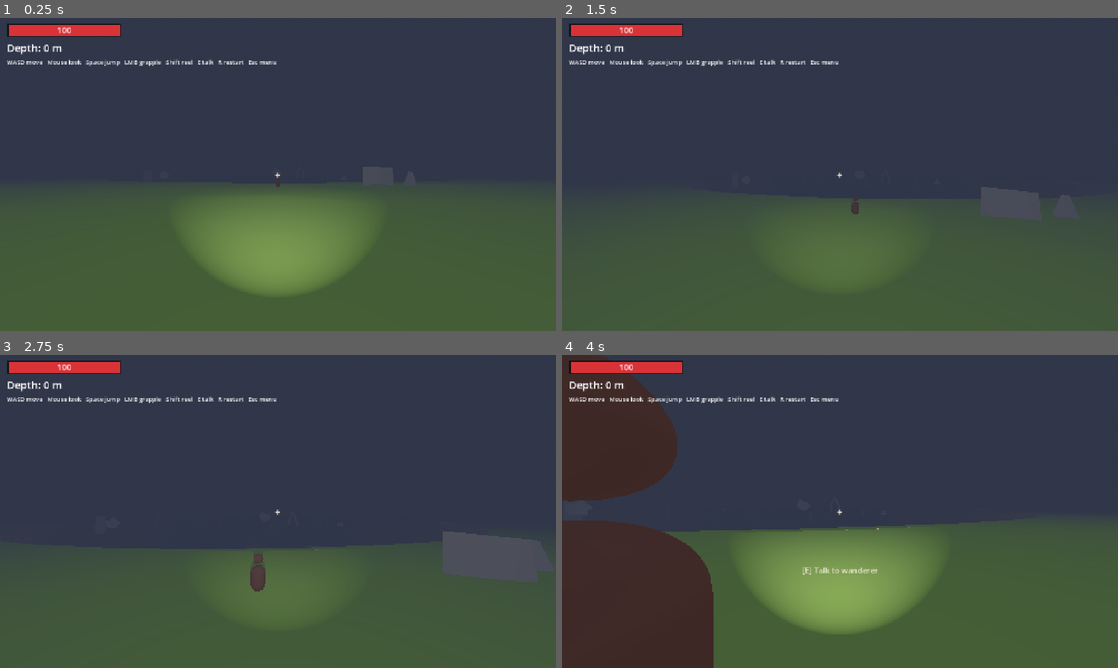
Above: before the commit, frames 1-4 (two rows, left to right).
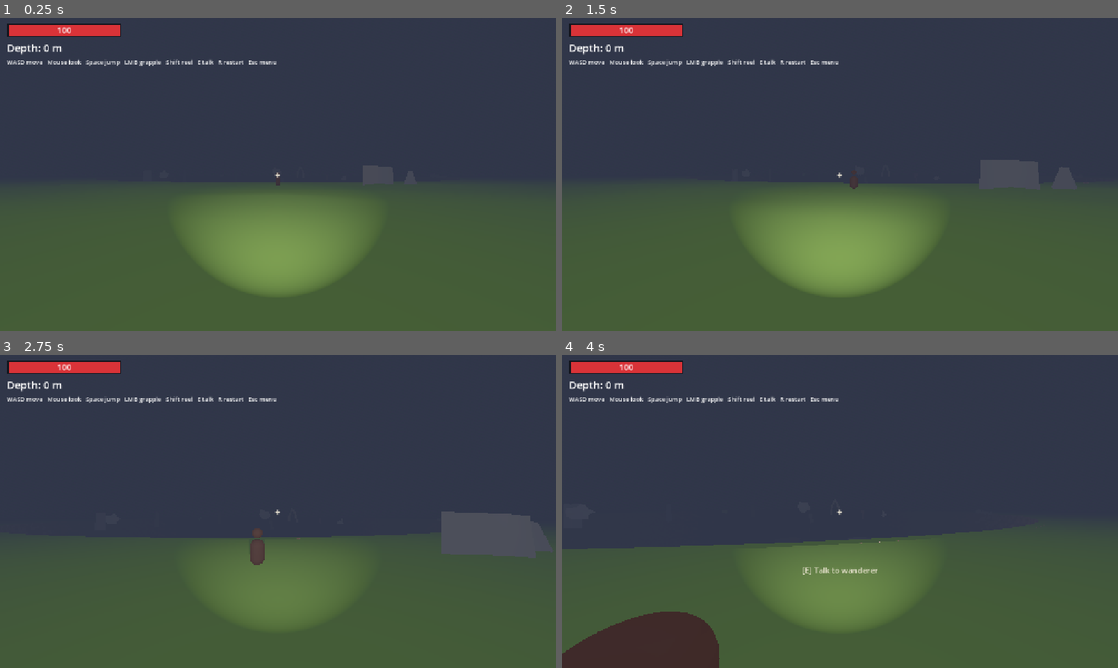
Above: after the commit, the same moments.

Repository: CallumHYoung/ash
Game: Godot game, scene res://scenes/main.tscn
Same seed, same stepped clock (60 frames per second), same inputs: the game is played once before the commit and once after it.
Inputs (mouse positions are in pixels of both pictures, inside the frame that each line leads up to):
- Up to frame 1 (0.25 s): no input
- Up to frame 2 (1.5 s): tap Enter at 0.5 s; move the mouse to (867, 174) at 0.52 s; hold W (move_forward) from 0.53 s (still down); click (867, 174) at 0.6 s; tap Space (jump) at 0.77, 0.8, 1.07, 1.35 s; move the mouse to (812, 174) at 1.27 s
- Up to frame 3 (2.75 s): keep holding W (move_forward); tap Space (jump) at 1.52, 1.82, 2.3 s; click (250, 511) at 1.55 s; move the mouse to (289, 505) at 2.02 s; click (289, 505) at 2.1 s
- Up to frame 4 (4 s): keep holding W (move_forward); move the mouse to (834, 517) at 2.77 s; tap E (interact) at 2.85 s; tap Space (jump) at 3.02, 3.32, 3.77, 3.8 s; click (834, 517) at 3.05 s; move the mouse to (878, 514) at 3.52 s; hold Shift (reel) from 3.53 s (still down)

The runs differ from the first frame. In frame 1, less than 0.1% of the frame differs, in the area x 49-67%, y 47-54%; in frame 2, 12%; in frame 3, 4.1%; in frame 4, 22%, in the area x 0-81%, y 0-100%.

Commit message:
Tighten jump feel and add head-height ledge mantle
Jump: variable height via release-cut, ~1.45x gravity on descent, 0.10s
coyote and jump buffer, and reduced air control so commits stick. Mantle:
forward+head ray + downward probe + clearance check; on success a two-
phase position tween (rise then step onto ledge) plays alongside a pitch-
dip-and-settle camera "struggle". Buffered Space prefers a mantle when
one is in reach, otherwise falls through to the normal coyote jump.

Co-Authored-By: Claude Opus 4.7 (1M context) <noreply@anthropic.com>

Diff:
--- a/scripts/player.gd
+++ b/scripts/player.gd
@@ -11,8 +11,24 @@
 
 const SPEED: float = 6.5
 const JUMP_VELOCITY: float = 7.5
-const AIR_CONTROL: float = 8.0
+const AIR_CONTROL: float = 3.0
+const FALL_GRAVITY_MULT: float = 1.45
+const JUMP_CUT_FACTOR: float = 0.45
+const COYOTE_TIME: float = 0.10
+const JUMP_BUFFER_TIME: float = 0.10
 const MOUSE_SENSITIVITY: float = 0.0022
+
+# Ledge mantle. The forward+head ray finds the wall, then a downward probe
+# looks for a flat top in a window straddling head height; the climb tween
+# rises vertically first and steps onto the ledge.
+const LEDGE_PROBE_FORWARD: float = 0.55
+const LEDGE_PROBE_TOP: float = 1.20
+const LEDGE_PROBE_BOTTOM: float = 0.50
+const LEDGE_CLEARANCE: float = 1.80
+const LEDGE_FORWARD_PUSH: float = 0.50
+const LEDGE_RISE_DURATION: float = 0.45
+const LEDGE_FORWARD_DURATION: float = 0.25
+const CAPSULE_HALF_HEIGHT: float = 0.90
 
 # Impacts below this speed are free; damage scales above it.
 const IMPACT_DAMAGE_THRESHOLD: float = 12.0
@@ -39,6 +55,9 @@
 var _yaw: float = 0.0
 var _pitch: float = 0.0
 var _last_checkpoint_floor_id: int = 0
+var _coyote_remaining: float = 0.0
+var _jump_buffer_remaining: float = 0.0
+var _climbing: bool = false
 
 
 func _ready() -> void:
@@ -90,9 +109,14 @@
 
 
 func _physics_process(delta: float) -> void:
+	if _climbing:
+		# The ledge tween fully owns position and camera while a mantle is in
+		# progress; skipping physics keeps gravity and collisions from fighting
+		# the animation.
+		return
+
 	if input_locked:
-		if not is_on_floor():
-			velocity.y -= gravity * delta
+		_apply_gravity(delta)
 		velocity.x = 0.0
 		velocity.z = 0.0
 		move_and_slide()
@@ -101,8 +125,22 @@
 
 	_handle_grapple_input()
 
-	if not is_on_floor():
-		velocity.y -= gravity * delta
+	if is_on_floor():
+		_coyote_remaining = COYOTE_TIME
+	else:
+		_coyote_remaining = max(0.0, _coyote_remaining - delta)
+
+	if Input.is_action_just_pressed("jump"):
+		_jump_buffer_remaining = JUMP_BUFFER_TIME
+	else:
+		_jump_buffer_remaining = max(0.0, _jump_buffer_remaining - delta)
+
+	# Variable height: releasing jump while still rising cuts the impulse so
+	# tapped jumps are short and held jumps reach full height.
+	if Input.is_action_just_released("jump") and velocity.y > 0.0:
+		velocity.y *= JUMP_CUT_FACTOR
+
+	_apply_gravity(delta)
 
 	if grapple_attached:
 		_apply_swing(delta)
@@ -123,8 +161,16 @@
 			velocity.x = move_toward(velocity.x, target.x, AIR_CONTROL * delta)
 			velocity.z = move_toward(velocity.z, target.z, AIR_CONTROL * delta)
 
-	if Input.is_action_just_pressed("jump") and is_on_floor():
-		velocity.y = JUMP_VELOCITY
+	# Resolve a buffered jump: prefer a ledge mantle if one is in reach,
+	# otherwise fall through to a normal (coyote-forgiving) jump.
+	if _jump_buffer_remaining > 0.0:
+		if _try_ledge_climb():
+			_jump_buffer_remaining = 0.0
+			return
+		if _coyote_remaining > 0.0:
+			velocity.y = JUMP_VELOCITY
+			_jump_buffer_remaining = 0.0
+			_coyote_remaining = 0.0
 
 	var pre_velocity := velocity
 	var was_on_floor := is_on_floor()
@@ -137,6 +183,15 @@
 		_constrain_to_rope()
 
 	_draw_rope()
+
+
+func _apply_gravity(delta: float) -> void:
+	if is_on_floor():
+		return
+	var g := gravity
+	if velocity.y < 0.0:
+		g *= FALL_GRAVITY_MULT
+	velocity.y -= g * delta
 
 
 func _process_impacts(pre_velocity: Vector3, was_on_floor: bool) -> void:
@@ -272,3 +327,85 @@
 	rope_immediate.surface_add_vertex(camera.global_position - camera.global_basis.y * 0.15)
 	rope_immediate.surface_add_vertex(grapple_anchor)
 	rope_immediate.surface_end()
+
+
+func _try_ledge_climb() -> bool:
+	if grapple_attached:
+		return false
+	var forward := -global_basis.z
+	forward.y = 0.0
+	if forward.length() < 0.001:
+		return false
+	forward = forward.normalized()
+	var space := get_world_3d().direct_space_state
+
+	# 1) Wall in front at head height. A near-vertical normal filters out
+	#    ramps so we don't try to mantle a slope.
+	var head_pos := global_position + Vector3.UP * 0.7
+	var wall_query := PhysicsRayQueryParameters3D.create(
+		head_pos, head_pos + forward * LEDGE_PROBE_FORWARD, 0xFFFFFFFF, [get_rid()]
+	)
+	var wall_hit := space.intersect_ray(wall_query)
+	if wall_hit.is_empty():
+		return false
+	if absf(Vector3(wall_hit["normal"]).y) > 0.4:
+		return false
+
+	# 2) Cast down from above-and-forward; only ledges in a window straddling
+	#    head height qualify ("close enough for the player to grab").
+	var probe_xz := global_position + forward * LEDGE_PROBE_FORWARD
+	var probe_top := Vector3(probe_xz.x, global_position.y + LEDGE_PROBE_TOP, probe_xz.z)
+	var probe_bottom := Vector3(probe_xz.x, global_position.y + LEDGE_PROBE_BOTTOM, probe_xz.z)
+	var ledge_query := PhysicsRayQueryParameters3D.create(
+		probe_top, probe_bottom, 0xFFFFFFFF, [get_rid()]
+	)
+	var ledge_hit := space.intersect_ray(ledge_query)
+	if ledge_hit.is_empty():
+		return false
+	if Vector3(ledge_hit["normal"]).y < 0.7:
+		return false
+
+	# 3) Need a standing capsule's worth of headroom above the ledge or the
+	#    mantle would teleport into a low ceiling.
+	var ledge_pos: Vector3 = ledge_hit["position"]
+	var clearance_query := PhysicsRayQueryParameters3D.create(
+		ledge_pos + Vector3.UP * 0.05,
+		ledge_pos + Vector3.UP * LEDGE_CLEARANCE,
+		0xFFFFFFFF, [get_rid()]
+	)
+	if not space.intersect_ray(clearance_query).is_empty():
+		return false
+
+	_begin_ledge_climb(ledge_pos, forward)
+	return true
+
+
+func _begin_ledge_climb(ledge_pos: Vector3, forward: Vector3) -> void:
+	_climbing = true
+	input_locked = true
+	grapple_attached = false
+	velocity = Vector3.ZERO
+
+	var rise_target := global_position
+	rise_target.y = ledge_pos.y + CAPSULE_HALF_HEIGHT
+	var final_target := rise_target + forward * LEDGE_FORWARD_PUSH
+
+	var t := create_tween().set_trans(Tween.TRANS_SINE)
+	t.tween_property(self, "global_position", rise_target, LEDGE_RISE_DURATION).set_ease(Tween.EASE_OUT)
+	t.tween_property(self, "global_position", final_target, LEDGE_FORWARD_DURATION).set_ease(Tween.EASE_IN_OUT)
+	t.tween_callback(_finish_ledge_climb)
+
+	# Camera "struggle": dip the pitch hard during the rise, overshoot a bit,
+	# then settle as the body steps onto the ledge. Phases sum to the full
+	# climb duration so the camera lands upright on completion.
+	var base_pitch := _pitch
+	var cam_t := create_tween().set_trans(Tween.TRANS_SINE)
+	cam_t.tween_property(camera, "rotation:x", base_pitch - 0.10, LEDGE_RISE_DURATION * 0.40)
+	cam_t.tween_property(camera, "rotation:x", base_pitch + 0.04, LEDGE_RISE_DURATION * 0.50)
+	cam_t.tween_property(camera, "rotation:x", base_pitch, LEDGE_FORWARD_DURATION + LEDGE_RISE_DURATION * 0.10)
+
+
+func _finish_ledge_climb() -> void:
+	_climbing = false
+	input_locked = false
+	velocity = Vector3.ZERO
